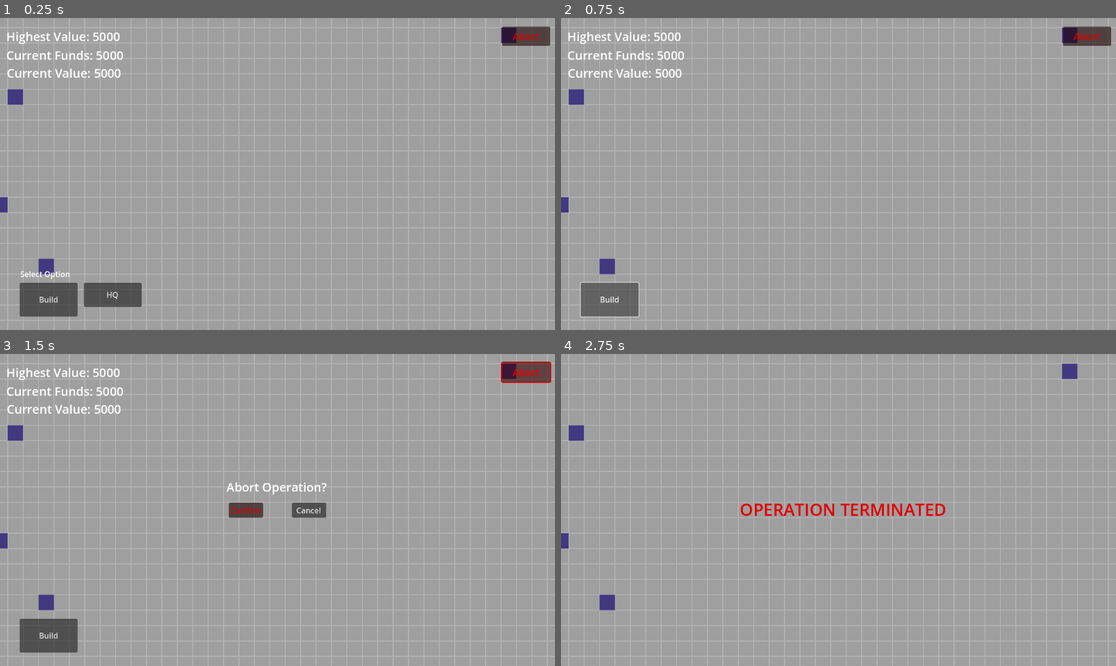
Above: before the commit, frames 1-4 (two rows, left to right).
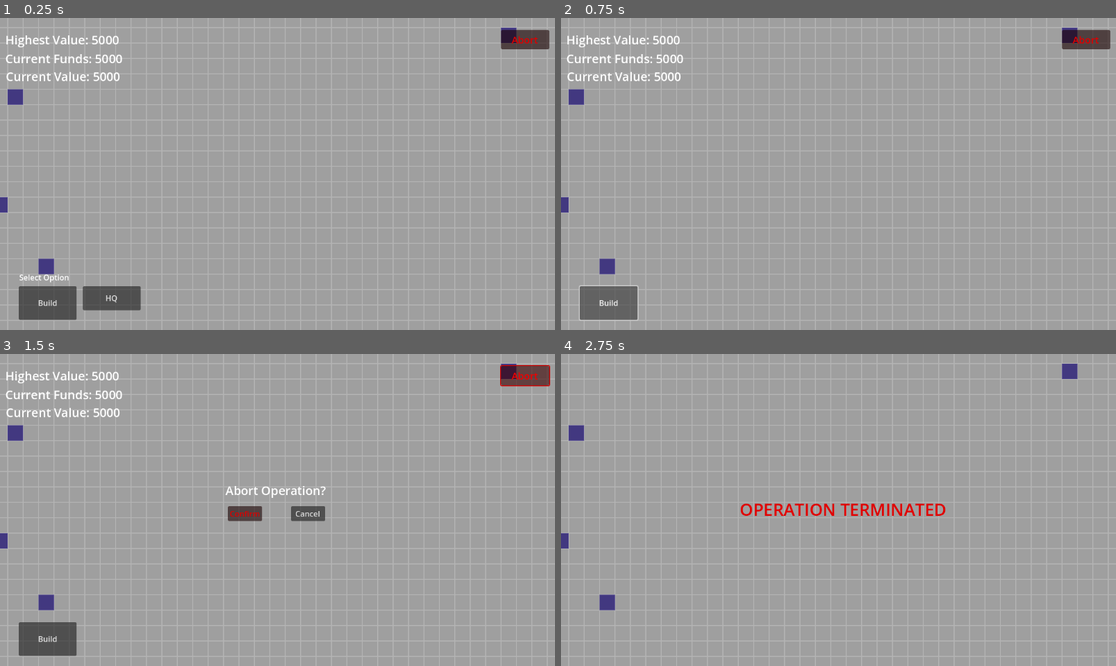
Above: after the commit, the same moments.

Repository: dwlee0802/BusinessTD
Game: Godot game, scene res://Scenes/game.tscn
The game is run twice, just before and just after one commit, with the same random seed, the same clock (stepped at 60 frames per second) and the same inputs.
Inputs:
- Up to frame 1 (0.25 s): no input
- Up to frame 2 (0.75 s): click "Build" at 0.5 s
- Up to frame 3 (1.5 s): click "Abort" at 1.25 s
- Up to frame 4 (2.75 s): click "Confirm" at 2 s

The runs differ from the first frame. In frame 1, 2.3% of the frame differs, in the area x 1-100%, y 2-97%; in frame 2, 1.8%; in frame 3, 2.8%; in frame 4, nothing differs.

Commit message:
Changed unit UI. Can change ammo type and attack speed.

Diff:
--- a/Scenes/UnitMenu.gd
+++ b/Scenes/UnitMenu.gd
@@ -1,4 +1,4 @@
-extends Button
+extends Label
 
 var game
 
@@ -14,31 +14,19 @@
 		var name
 		if game.selectedUnit.type == 2:
 				name = "Mining Drill at "
-				get_node("SellButton").visible = false
-				get_node("UpgradeButton").visible = false
-				get_node("DamageRange").visible = true
-				get_node("CurrentLevel").visible = false
+				get_node("SellButton").visible = true
 				get_node("Name").text = name + str(game.selectedUnit.placedTile.row) + ", " + str(game.selectedUnit.placedTile.col)
-				get_node("DamageRange").text = "Profits: 20 per second"
 				get_node("Upkeep").text = "Upkeep: 2"
 		else:
 			if game.selectedUnit.type == 0:
 				name = "Turret at "
 				get_node("SellButton").visible = true
-				get_node("UpgradeButton").visible = true
-				get_node("DamageRange").visible = true
-				get_node("CurrentLevel").visible = true
 				get_node("Name").text = name + str(game.selectedUnit.placedTile.row) + ", " + str(game.selectedUnit.placedTile.col)
-				get_node("CurrentLevel").text = "Level: " + str(game.selectedUnit.level)
-				get_node("DamageRange").text = "Damage Range: " + str(20 + (game.selectedUnit.level-1) * 10) + " - " + str(40 + (game.selectedUnit.level-1) * 10)
 				get_node("Upkeep").text = "Upkeep: " + str(game.selectedUnit.upkeep[game.selectedUnit.type])
 			elif game.selectedUnit.type == 1:
 				name = "HQ at "
 				get_node("SellButton").visible = false
-				get_node("UpgradeButton").visible = false
 				get_node("Name").text = name + str(game.selectedUnit.placedTile.row) + ", " + str(game.selectedUnit.placedTile.col)
-				get_node("CurrentLevel").visible = false
-				get_node("DamageRange").text = "Damage Range: " + str(20 + (game.selectedUnit.level-1) * 10) + " - " + str(40 + (game.selectedUnit.level-1) * 10)
 				get_node("Upkeep").text = "Upkeep: " + str(game.selectedUnit.upkeep[game.selectedUnit.type])
 	else:
 		visible = false
--- a/Scenes/game.gd
+++ b/Scenes/game.gd
@@ -45,7 +45,7 @@
 # takes into account the cash in value of buildings
 var totalValue: float = 5000
 
-var difficultyScale: float = 1.1
+var difficultyScale: float = 1.01
 
 # Called when the node enters the scene tree for the first time.
 func _ready():
@@ -285,3 +285,10 @@
 
 func _on_mouse_exited_ui():
 	mouseInUI = false
+
+func _on_attack_speed_button_pressed(extra_arg_0):
+	selectedUnit.ChangeFireRate(extra_arg_0)
+
+
+func _on_option_button_item_selected(index):
+	selectedUnit.ChangeAmmoType(index)
--- a/Scenes/game.tscn
+++ b/Scenes/game.tscn
@@ -33,8 +33,10 @@
 [node name="InGameUI" type="Control" parent="Camera/CanvasLayer"]
 layout_mode = 3
 anchors_preset = 0
-offset_right = 40.0
-offset_bottom = 40.0
+offset_left = -2.0
+offset_top = 7.0
+offset_right = 38.0
+offset_bottom = 47.0
 
 [node name="BuildMenu" type="Control" parent="Camera/CanvasLayer/InGameUI"]
 anchors_preset = 0
@@ -168,78 +170,109 @@
 theme_override_font_sizes/font_size = 25
 text = "Abort Operation?"
 
-[node name="UnitMenu" type="Button" parent="Camera/CanvasLayer/InGameUI"]
-visible = false
-layout_mode = 0
-offset_left = 84.0
-offset_top = -37.0
-offset_right = 92.0
-offset_bottom = -29.0
-script = ExtResource("5_tkslb")
-
-[node name="Title" type="Label" parent="Camera/CanvasLayer/InGameUI/UnitMenu"]
-layout_mode = 0
-offset_left = 740.0
-offset_top = 506.0
-offset_right = 880.0
-offset_bottom = 537.0
+[node name="UnitMenu" type="Label" parent="Camera/CanvasLayer/InGameUI"]
+offset_left = 833.0
+offset_top = 500.0
+offset_right = 973.0
+offset_bottom = 531.0
 theme_override_font_sizes/font_size = 20
 text = "Building Menu"
+script = ExtResource("5_tkslb")
 
 [node name="Name" type="Label" parent="Camera/CanvasLayer/InGameUI/UnitMenu"]
 layout_mode = 0
-offset_left = 740.0
-offset_top = 531.0
-offset_right = 880.0
-offset_bottom = 562.0
+offset_top = 25.0
+offset_right = 140.0
+offset_bottom = 56.0
 theme_override_font_sizes/font_size = 20
 text = "Name here"
 
 [node name="SellButton" type="Button" parent="Camera/CanvasLayer/InGameUI/UnitMenu"]
 modulate = Color(1, 0, 0, 1)
 layout_mode = 0
-offset_left = 742.0
-offset_top = 618.0
-offset_right = 892.0
-offset_bottom = 678.0
+offset_left = 245.0
+offset_top = 7.0
+offset_right = 295.0
+offset_bottom = 57.0
 text = "Sell"
 
-[node name="UpgradeButton" type="Button" parent="Camera/CanvasLayer/InGameUI/UnitMenu"]
-modulate = Color(0.266667, 0.701961, 0.862745, 1)
-layout_mode = 0
-offset_left = 903.0
-offset_top = 617.0
-offset_right = 1053.0
-offset_bottom = 677.0
-text = "Upgrade
-Cost: 400"
-
-[node name="CurrentLevel" type="Label" parent="Camera/CanvasLayer/InGameUI/UnitMenu"]
-layout_mode = 0
-offset_left = 929.0
-offset_top = 586.0
-offset_right = 1028.0
-offset_bottom = 612.0
-theme_override_font_sizes/font_size = 16
-text = "Current Lv: 1"
-
-[node name="DamageRange" type="Label" parent="Camera/CanvasLayer/InGameUI/UnitMenu"]
-layout_mode = 0
-offset_left = 740.0
-offset_top = 587.0
-offset_right = 863.0
-offset_bottom = 613.0
-theme_override_font_sizes/font_size = 16
-text = "Damage: 20 - 40"
-
 [node name="Upkeep" type="Label" parent="Camera/CanvasLayer/InGameUI/UnitMenu"]
 layout_mode = 0
-offset_left = 740.0
-offset_top = 561.0
-offset_right = 908.0
-offset_bottom = 587.0
+offset_top = 48.0
+offset_right = 168.0
+offset_bottom = 74.0
 theme_override_font_sizes/font_size = 16
 text = "Upkeep: 1 per minute"
+
+[node name="AmmoChoiceMenu" type="Control" parent="Camera/CanvasLayer/InGameUI/UnitMenu"]
+anchors_preset = 0
+offset_top = 68.0
+offset_right = 40.0
+offset_bottom = 108.0
+
+[node name="OptionButton" type="OptionButton" parent="Camera/CanvasLayer/InGameUI/UnitMenu/AmmoChoiceMenu"]
+layout_mode = 0
+offset_top = 26.0
+offset_right = 150.0
+offset_bottom = 57.0
+action_mode = 1
+keep_pressed_outside = true
+item_count = 4
+selected = 0
+allow_reselect = true
+popup/item_0/text = "Regular"
+popup/item_0/id = 0
+popup/item_1/text = "AP"
+popup/item_1/id = 1
+popup/item_2/text = "Incendiary"
+popup/item_2/id = 2
+popup/item_3/text = "Incendiary AP"
+popup/item_3/id = 3
+
+[node name="Label" type="Label" parent="Camera/CanvasLayer/InGameUI/UnitMenu/AmmoChoiceMenu"]
+layout_mode = 0
+offset_right = 40.0
+offset_bottom = 23.0
+text = "Ammo Type"
+
+[node name="AttackSpeedMenu" type="Control" parent="Camera/CanvasLayer/InGameUI/UnitMenu"]
+anchors_preset = 0
+offset_left = 157.0
+offset_top = 69.0
+offset_right = 197.0
+offset_bottom = 109.0
+
+[node name="Base" type="Button" parent="Camera/CanvasLayer/InGameUI/UnitMenu/AttackSpeedMenu"]
+layout_mode = 0
+offset_left = 48.0
+offset_top = 24.0
+offset_right = 93.0
+offset_bottom = 55.0
+toggle_mode = true
+text = "Base"
+
+[node name="High" type="Button" parent="Camera/CanvasLayer/InGameUI/UnitMenu/AttackSpeedMenu"]
+modulate = Color(1, 0, 0, 1)
+offset_left = 96.0
+offset_top = 24.0
+offset_right = 141.0
+offset_bottom = 55.0
+toggle_mode = true
+text = "High"
+
+[node name="Low" type="Button" parent="Camera/CanvasLayer/InGameUI/UnitMenu/AttackSpeedMenu"]
+modulate = Color(0.67451, 1, 1, 1)
+offset_top = 24.0
+offset_right = 45.0
+offset_bottom = 55.0
+toggle_mode = true
+text = "Low"
+
+[node name="Label" type="Label" parent="Camera/CanvasLayer/InGameUI/UnitMenu/AttackSpeedMenu"]
+layout_mode = 0
+offset_right = 114.0
+offset_bottom = 26.0
+text = "Attack Speed"
 
 [node name="MapBlock" parent="." instance=ExtResource("2_d8xa2")]
 
@@ -264,5 +297,15 @@
 [connection signal="pressed" from="Camera/CanvasLayer/InGameUI/AbortButton/Buttons/CancelButton" to="Camera/CanvasLayer/InGameUI/AbortButton" method="_on_cancel_button_pressed"]
 [connection signal="mouse_entered" from="Camera/CanvasLayer/InGameUI/UnitMenu/SellButton" to="." method="_on_mouse_entered_ui"]
 [connection signal="mouse_exited" from="Camera/CanvasLayer/InGameUI/UnitMenu/SellButton" to="." method="_on_mouse_exited_ui"]
-[connection signal="mouse_entered" from="Camera/CanvasLayer/InGameUI/UnitMenu/UpgradeButton" to="." method="_on_mouse_entered_ui"]
-[connection signal="mouse_exited" from="Camera/CanvasLayer/InGameUI/UnitMenu/UpgradeButton" to="." method="_on_mouse_exited_ui"]
+[connection signal="item_selected" from="Camera/CanvasLayer/InGameUI/UnitMenu/AmmoChoiceMenu/OptionButton" to="." method="_on_option_button_item_selected"]
+[connection signal="mouse_entered" from="Camera/CanvasLayer/InGameUI/UnitMenu/AmmoChoiceMenu/OptionButton" to="." method="_on_mouse_entered_ui"]
+[connection signal="mouse_exited" from="Camera/CanvasLayer/InGameUI/UnitMenu/AmmoChoiceMenu/OptionButton" to="." method="_on_mouse_exited_ui"]
+[connection signal="mouse_entered" from="Camera/CanvasLayer/InGameUI/UnitMenu/AttackSpeedMenu/Base" to="." method="_on_mouse_entered_ui"]
+[connection signal="mouse_exited" from="Camera/CanvasLayer/InGameUI/UnitMenu/AttackSpeedMenu/Base" to="." method="_on_mouse_exited_ui"]
+[connection signal="pressed" from="Camera/CanvasLayer/InGameUI/UnitMenu/AttackSpeedMenu/Base" to="." method="_on_attack_speed_button_pressed" binds= [1]]
+[connection signal="mouse_entered" from="Camera/CanvasLayer/InGameUI/UnitMenu/AttackSpeedMenu/High" to="." method="_on_mouse_entered_ui"]
+[connection signal="mouse_exited" from="Camera/CanvasLayer/InGameUI/UnitMenu/AttackSpeedMenu/High" to="." method="_on_mouse_exited_ui"]
+[connection signal="pressed" from="Camera/CanvasLayer/InGameUI/UnitMenu/AttackSpeedMenu/High" to="." method="_on_attack_speed_button_pressed" binds= [2]]
+[connection signal="mouse_entered" from="Camera/CanvasLayer/InGameUI/UnitMenu/AttackSpeedMenu/Low" to="." method="_on_mouse_entered_ui"]
+[connection signal="mouse_exited" from="Camera/CanvasLayer/InGameUI/UnitMenu/AttackSpeedMenu/Low" to="." method="_on_mouse_exited_ui"]
+[connection signal="pressed" from="Camera/CanvasLayer/InGameUI/UnitMenu/AttackSpeedMenu/Low" to="." method="_on_attack_speed_button_pressed" binds= [0]]
--- a/Scenes/turret.gd
+++ b/Scenes/turret.gd
@@ -6,12 +6,16 @@
 # 0: turret, 1: HQ, 2: Drill
 var type: int = 0
 
-var level: int = 1
+var attackMode
+var ammoType
 
 var targets = []
 
+# time in seconds between each shots
 var fireRate: float = 0.25
 var fireRateHolder: float = 0
+var fireRateModifier: float = 1
+var fireRateMode: int = 1
 
 var healthBar
 var healthBarSize: int = 75
@@ -104,6 +108,38 @@
 	game.MakeDamagePopup(position, damage, Color.LAVENDER_BLUSH)
 
 
+func ChangeFireRate(type):
+	fireRateMode = type
+
+	# low
+	if type == 0:
+		fireRateModifier *= 0.75
+	# base
+	if type == 1:
+		fireRateModifier *= 1
+	# high
+	if type == 2:
+		fireRateModifier *= 0.75
+
+	print("changed fire rate to ", type)
+
+func ChangeAmmoType(type):
+	ammoType = type
+
+	# regular
+	if type == 0:
+		print("changed ammo to regular")
+	# AP
+	if type == 1:
+		print("changed ammo to AP")
+	# Incendiary
+	if type == 2:
+		print("changed ammo to Incendiary")
+	# Incendiary AP
+	if type == 2:
+		print("changed ammo to Incendiary AP")
+
+
 func _to_string():
 	var output = ""
 	if isHQ:
